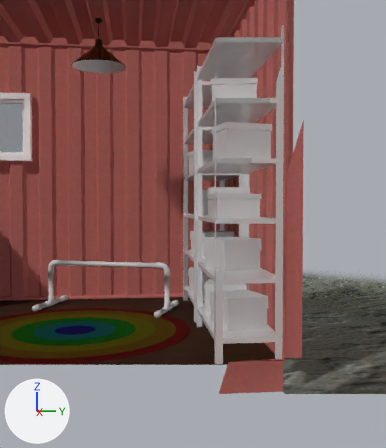
Two versions of the Blender file environment/shipping-container_room/shipping-container_room_V32_intro.blend, one commit apart.
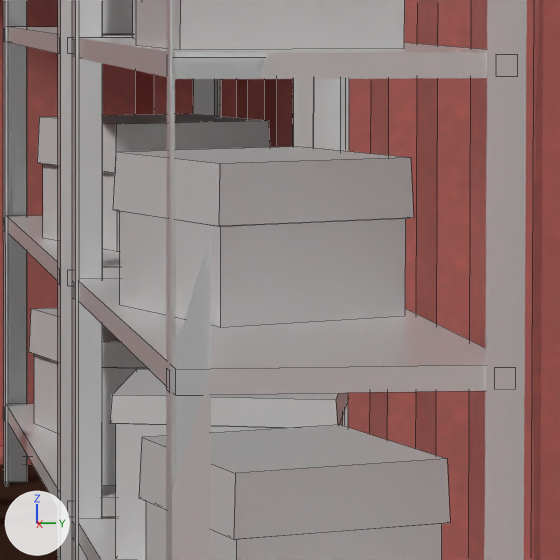
There are two pictures of each version: one from a camera (50 mm lens) standing at (3.011, 2.065, 0.944) and looking at (-0.367, 2.424, 0.832), one close up on the part from 47% to 75% of the width and 47% to 70% of the height. Arrows for +X, +Y and +Z are at lower left; the lights stay in place. The older version's two pictures come first. The close-ups show mesh edges as thin lines. Everything nearer to the camera than a plane just in front of the edit is cut away.

Before the edit, the objects in view are built like this:
```python
me_beziercurve_006 = bpy.data.meshes.new('BezierCurve.006')
me_beziercurve_006.from_pydata(...)  # 224 vertices, 108 faces; spans x -0.03..0.03, y -2.94..2.94, z 0.0..2.51
me_beziercurve_006.materials.append(mat_container_wall)
me_cube_008 = bpy.data.meshes.new('Cube.008')
me_cube_008.from_pydata(...)  # 100 vertices, 96 faces; spans x -1.31..3.94, y -3.06..3.06, z -1.46..1.37
me_cube_008.polygons.foreach_set('use_smooth', [True] * 96)
me_cube_008.materials.append(mat_container_wall)
me_plane_001 = bpy.data.meshes.new('Plane.001')
me_plane_001.from_pydata(...)  # 8 vertices, 2 faces; spans x -1.2..3.82, y -2.94..2.94, z 0.0
me_plane_001.materials.append(mat_container_floor)
ob_floor = bpy.data.objects.new('floor', me_plane_001)
ob_floor.location = (-1.312, 0.0, 0.0)
ob_frame = bpy.data.objects.new('frame', me_cube_008)
ob_frame.location = (-1.312, 0.0, 1.283)
ob_wall_001 = bpy.data.objects.new('wall.001', me_beziercurve_006)
ob_wall_001.location = (-2.565, 0.0, 0.029)
# also in view: 'wall.003' at (-1.312, 3.002, 1.283); 'Garage_rack_40x100.001' at (-0.641, 2.74, 1.013); 'Garage_rack_40x100.002' at (-1.807, 2.74, 1.013)
```
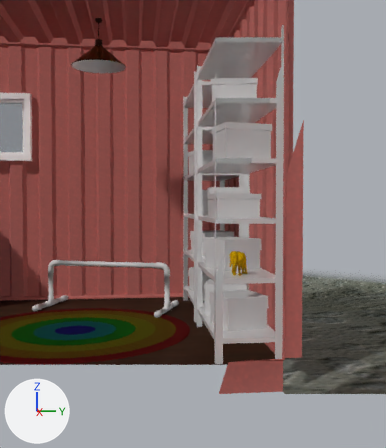
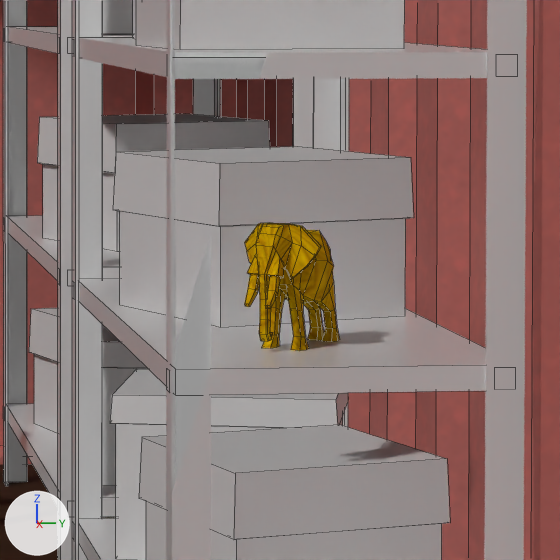
Commit message: added elephant figurine to container room

What differs and where, as boxes [x1, y1, x2, y2] in the close-ups (560 x 560 px):
'Elephant', added (yellow)
    after: [245, 223, 339, 351]

Edits to the bpy script that builds the scene:
```text
Add img_old__wood_png:
    img_old__wood_png = load_image('old_ wood.png', '../../furniture/elephant/tex/old_ wood.png', 128, 128, 'sRGB')
Add mat_elephant_tex:
    mat_elephant_tex = bpy.data.materials.new('Elephant.tex')
    # uses the picture img_old__wood_png
Add me_plane_002:
    me_plane_002.from_pydata(...)  # 276 vertices, 267 faces; spans x -0.066..0.117, y -0.052..0.052, z 0.0..0.152
    me_plane_002.materials.append(mat_elephant_tex)
Add col_item:
    col_item = bpy.data.collections.new('Item')
    col_item.objects.link(ob_elephant_001)
Add ob_elephant_001:
    ob_elephant_001 = bpy.data.objects.new('Elephant.001', me_plane_002)
    ob_elephant_001.location = (0.0, 0.0, 0.0)
Add ob_elephant:
    ob_elephant = bpy.data.objects.new('Elephant', None)
    ob_elephant.location = (-0.35, 2.73, 0.51)
    ob_elephant.rotation_euler = (0.0, 0.0, -0.698)  # degrees (0, 0, -40)
    ob_elephant.instance_type = 'COLLECTION'
    ob_elephant.instance_collection = col_item
```
